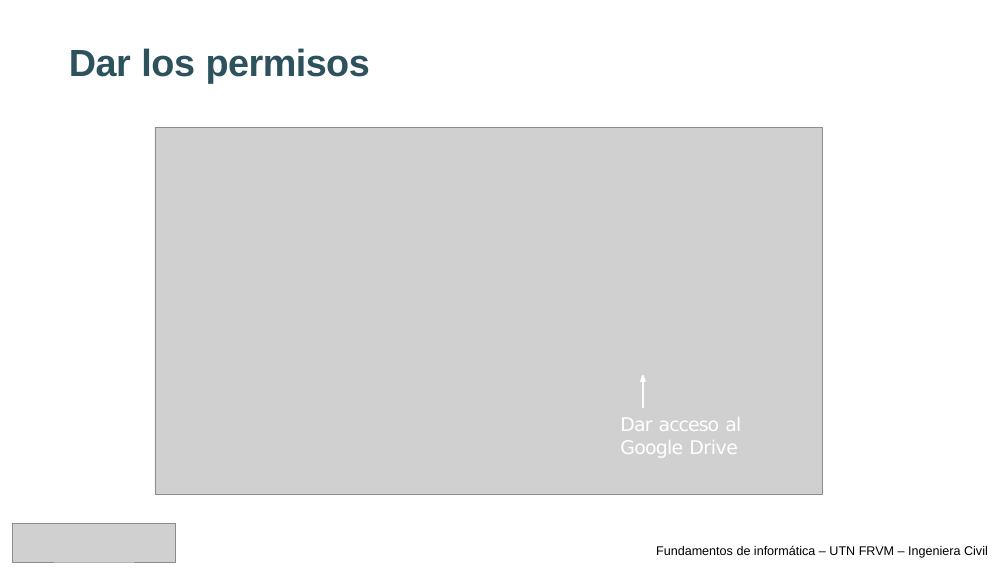
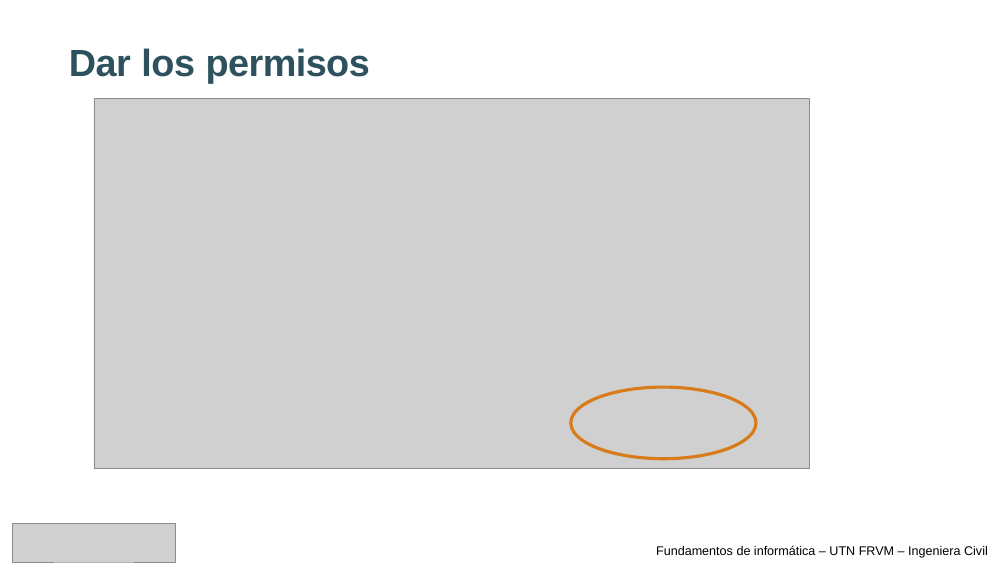
Before and after one commit to asdoffo/Fundamentos-de-informatica, a slide deck: slide 3 of Clase 5/Teoria/Clase 5 - Manipulacion de archivos.pptx. Drawn at 1008x567 pixels with LibreOffice and Linux fonts; fonts in the diff are those of the drawing; grey boxes stand for pictures. Boxes give left, top, right and bottom in pixels: in the first picture for what was removed or moved away, otherwise in the second. Text is boxed around its words. In the diff, an @@ line names an element or a change of style, - is before the commit and + after.

```diff
--- a/Clase 5/Teoria/Clase 5 - Manipulacion de archivos.pptx
+++ b/Clase 5/Teoria/Clase 5 - Manipulacion de archivos.pptx
@@ picture: place and size @@
-picture at bbox=[155, 128, 823, 495]
+picture at bbox=[94, 99, 810, 469]
@@ ellipse added at bbox=[571, 387, 756, 459], outline #D87C1B 3 pt @@
@@ freeform shape removed at bbox=[641, 376, 645, 382] @@
@@ freeform shape removed at bbox=[641, 376, 645, 382] @@
@@ freeform shape removed at bbox=[643, 380, 643, 408] @@
@@ text removed at bbox=[620, 417, 741, 458] @@
-Dar acceso al Google Drive
```
Also in this commit, not shown: 2 other slides changed.
